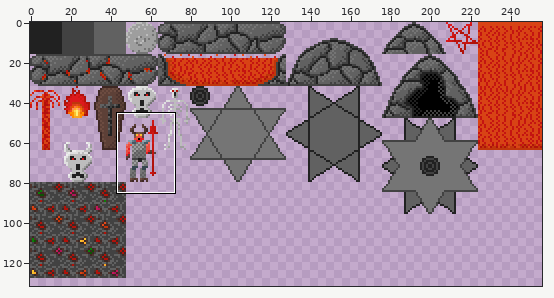
A sprite sheet gets an edit: assets/tiles/dark_tiles.png. Above: a wide view before the commit, with the close-up outlined.
Close-up. Before:
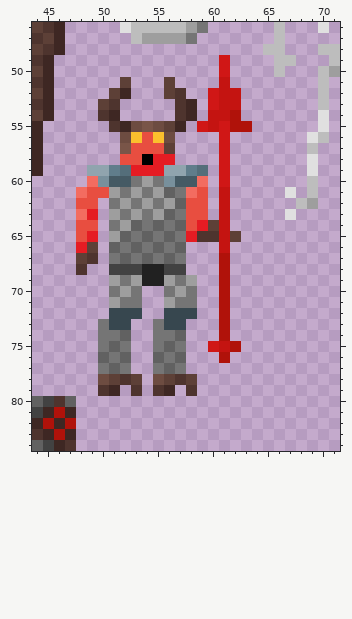
The file is 256x256 pixels. Shown: x 44..71, y 46..84. The wide view leaves out empty margins.
And afterwards:
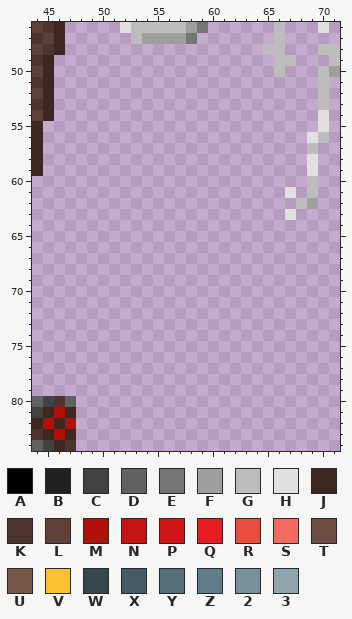
Palette (. is transparent): A #000000  B #212121  C #424242  D #616161  E #757575  F #9e9e9e  G #bdbdbd  H #e0e0e0  J #3e2723  K #4e342e  L #5d4037  M #b0120a  N #c41411  P #d01716  Q #e51c23  R #e84e40  S #f36c60  T #6d4c41  U #795548  V #fbc02d  W #37474f  X #455a64  Y #546e7a  Z #607d8b  2 #78909c  3 #90a4ae
Edits made:
{"y":49,"x":61,"old":"P","new":"."}
{"y":50,"x":61,"old":"P","new":"."}
{"y":51,"x":52,"old":"L","new":"."}
{"y":51,"x":56,"old":"L","new":"."}
{"y":51,"x":61,"old":"N","new":"."}
{"y":52,"x":51,"old":"LJ","new":".."}
{"y":52,"x":56,"old":"LK","new":".."}
{"y":52,"x":60,"old":"PNN","new":"..."}
{"y":53,"x":50,"old":"LK","new":".."}
{"y":53,"x":57,"old":"KJ","new":".."}
{"y":53,"x":60,"old":"PNN","new":"..."}
{"y":54,"x":50,"old":"KJ","new":".."}
{"y":54,"x":57,"old":"KJ","new":".."}
{"y":54,"x":60,"old":"NNM","new":"..."}
{"y":55,"x":51,"old":"KJTUTLJ","new":"......."}
{"y":55,"x":59,"old":"PNPMM","new":"....."}
{"y":56,"x":52,"old":"TVRVT","new":"....."}
{"y":56,"x":61,"old":"P","new":"."}
{"y":57,"x":52,"old":"URRRL","new":"....."}
{"y":57,"x":61,"old":"P","new":"."}
{"y":58,"x":52,"old":"RRAQQ","new":"....."}
{"y":58,"x":61,"old":"P","new":"."}
{"y":59,"x":49,"old":"33ZYQQQ33ZY","new":"..........."}
{"y":59,"x":61,"old":"P","new":"."}
{"y":60,"x":49,"old":"S2XXEFE2XXS","new":"..........."}
{"y":60,"x":61,"old":"P","new":"."}
{"y":61,"x":48,"old":"SRRFEFEFDESR","new":"............"}
{"y":61,"x":61,"old":"N","new":"."}
{"y":62,"x":48,"old":"RR","new":".."}
{"y":62,"x":51,"old":"EFEFEFDRR","new":"........."}
{"y":62,"x":61,"old":"N","new":"."}
{"y":63,"x":48,"old":"SQ","new":".."}
{"y":63,"x":51,"old":"FEFEFDERR","new":"........."}
{"y":63,"x":61,"old":"N","new":"."}
{"y":64,"x":48,"old":"RR","new":".."}
{"y":64,"x":51,"old":"EFDEDEDRQLN","new":"..........."}
{"y":65,"x":48,"old":"RQ","new":".."}
{"y":65,"x":51,"old":"FDEDEDEQKKNL","new":"............"}
{"y":66,"x":48,"old":"QL","new":".."}
{"y":66,"x":51,"old":"DEDEDED","new":"......."}
{"y":66,"x":61,"old":"N","new":"."}
{"y":67,"x":48,"old":"LK","new":".."}
{"y":67,"x":51,"old":"EDEDEDE","new":"......."}
{"y":67,"x":61,"old":"M","new":"."}
{"y":68,"x":48,"old":"K","new":"."}
{"y":68,"x":51,"old":"CCCBBCC","new":"......."}
{"y":68,"x":61,"old":"M","new":"."}
{"y":69,"x":51,"old":"FEFBBFEF","new":"........"}
{"y":69,"x":61,"old":"M","new":"."}
{"y":70,"x":51,"old":"EFE","new":"..."}
{"y":70,"x":56,"old":"EFE","new":"..."}
{"y":70,"x":61,"old":"M","new":"."}
{"y":71,"x":51,"old":"FEE","new":"..."}
{"y":71,"x":56,"old":"FEE","new":"..."}
{"y":71,"x":61,"old":"M","new":"."}
{"y":72,"x":51,"old":"WWW","new":"..."}
{"y":72,"x":56,"old":"WWW","new":"..."}
{"y":72,"x":61,"old":"M","new":"."}
{"y":73,"x":50,"old":"EWW","new":"..."}
{"y":73,"x":55,"old":"EWW","new":"..."}
{"y":73,"x":61,"old":"M","new":"."}
{"y":74,"x":50,"old":"EED","new":"..."}
{"y":74,"x":55,"old":"EED","new":"..."}
{"y":74,"x":61,"old":"M","new":"."}
{"y":75,"x":50,"old":"EDE","new":"..."}
{"y":75,"x":55,"old":"EDE","new":"..."}
{"y":75,"x":60,"old":"PNM","new":"..."}
{"y":76,"x":50,"old":"DED","new":"..."}
{"y":76,"x":55,"old":"DED","new":"..."}
{"y":76,"x":61,"old":"M","new":"."}
{"y":77,"x":50,"old":"EDE","new":"..."}
{"y":77,"x":55,"old":"EDE","new":"..."}
{"y":78,"x":50,"old":"TLKL","new":"...."}
{"y":78,"x":55,"old":"TLKL","new":"...."}
{"y":79,"x":50,"old":"KJ","new":".."}
{"y":79,"x":53,"old":"K","new":"."}
{"y":79,"x":55,"old":"KJ","new":".."}
{"y":79,"x":58,"old":"K","new":"."}
{"label":"erased","picture_box":[76,55,252,396]}
